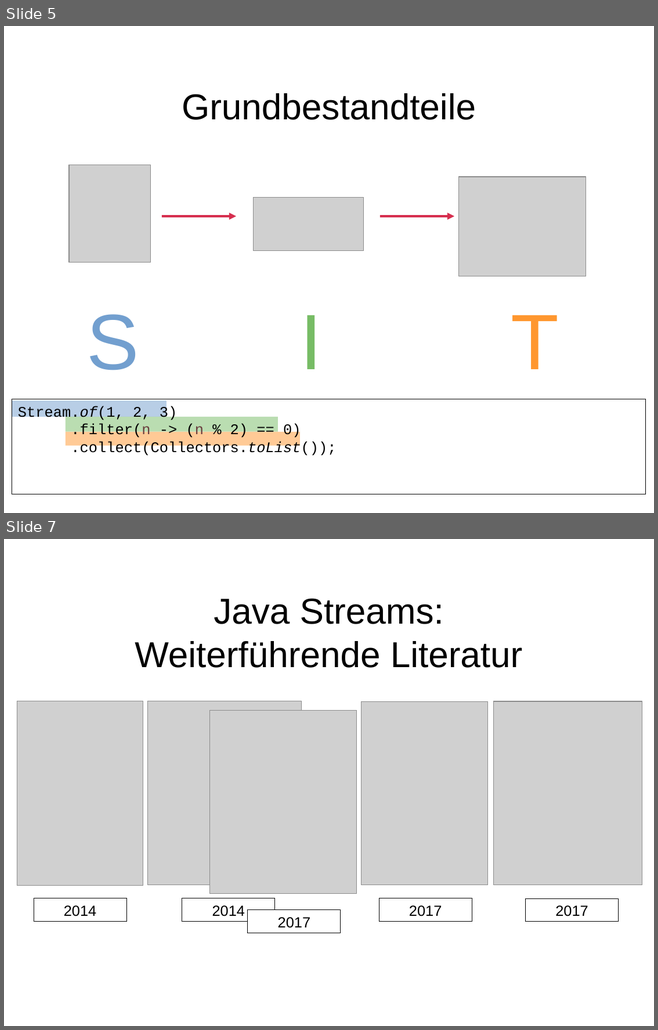
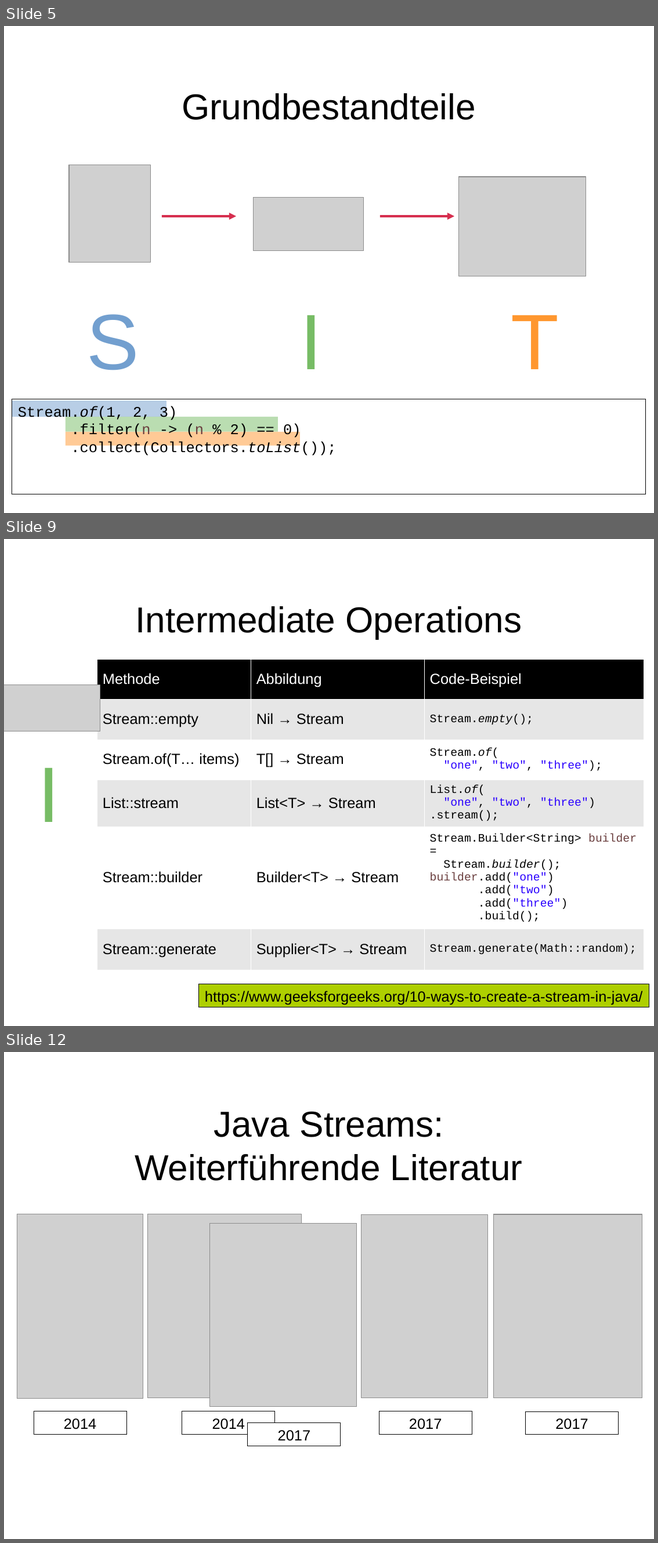
Before and after one commit to dlindner/vorlesung-se2-dhbw, a slide deck: added_2020/Java Streams API.odp. Shown one above the other, each under a label of ours: slides 5 and 7 before the commit, slides 5, 9 and 12 after it; the slides between them are not shown. The pictures are 658x1030 and 658x1543 pixels, drawn with LibreOffice and Linux fonts; fonts in the diff are those of the drawing; grey boxes stand for pictures; background and template pictures are left out. Boxes give left, top, right and bottom in pixels: in the first picture for what was removed or moved away, otherwise in the second. Text is boxed around its words. In the diff, an @@ line names an element or a change of style, - is before the commit and + after.

Commit message:
Übersichtsfolien: Stream Operation methods (vorbereitet)

```diff
--- a/added_2020/Java Streams API.odp
+++ b/added_2020/Java Streams API.odp
@@ slide 9 added at bbox=[4, 539, 654, 1026], background picture (left out) @@
@@ title added at bbox=[136, 606, 522, 639], 44 pt, text #000000 @@
+Intermediate Operations
@@ table added at bbox=[97, 659, 644, 967], 6 rows, 3 columns @@
+Methode | Abbildung | Code-Beispiel
+Stream::empty | Nil → Stream | Stream.empty();
+Stream.of(T… items) | T[] → Stream | Stream.of( / "one", "two", "three");
+List::stream | List<T> → Stream | List.of( / "one", "two", "three") / .stream();
+Stream::builder | Builder<T> → Stream | Stream.Builder<String> builder = Stream.builder(); / builder.add("one") / .add("two") / .add("three") / .build();
+Stream::generate | Supplier<T> → Stream | Stream.generate(Math::random);
@@ picture added at bbox=[4, 685, 100, 732] @@
@@ text added at bbox=[38, 768, 60, 822], 96 pt, text #77BC65 @@
+I
@@ rectangle added at bbox=[199, 984, 650, 1008], fill #AECF00, outline #000000 0 pt, 18 pt, text #000000 @@
+https://www.geeksforgeeks.org/10-ways-to-create-a-stream-in-java/
@@ what was slide 7 is now slide 12 @@
```
Also in this commit, not shown: 4 other slides added.
